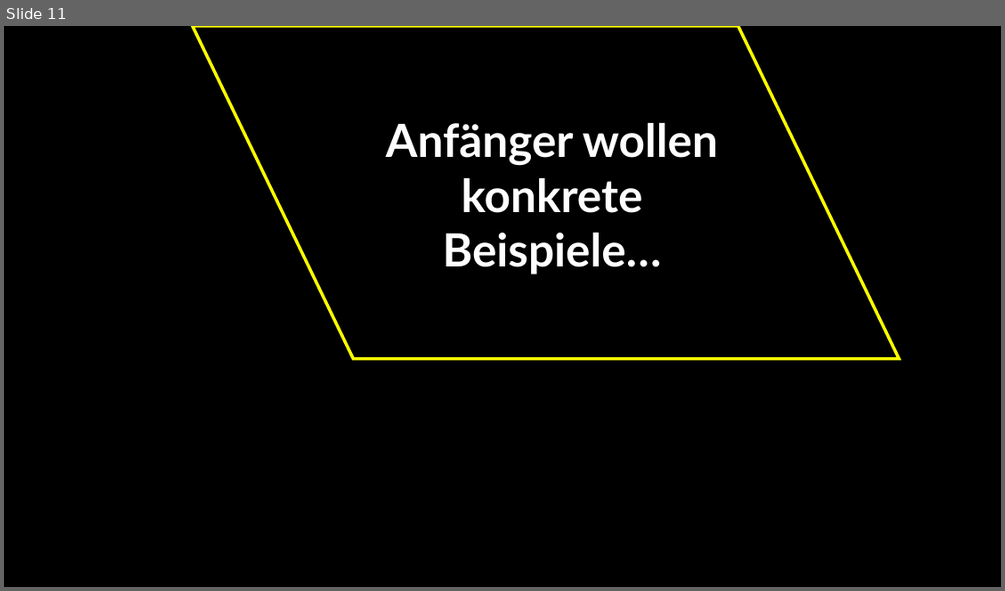
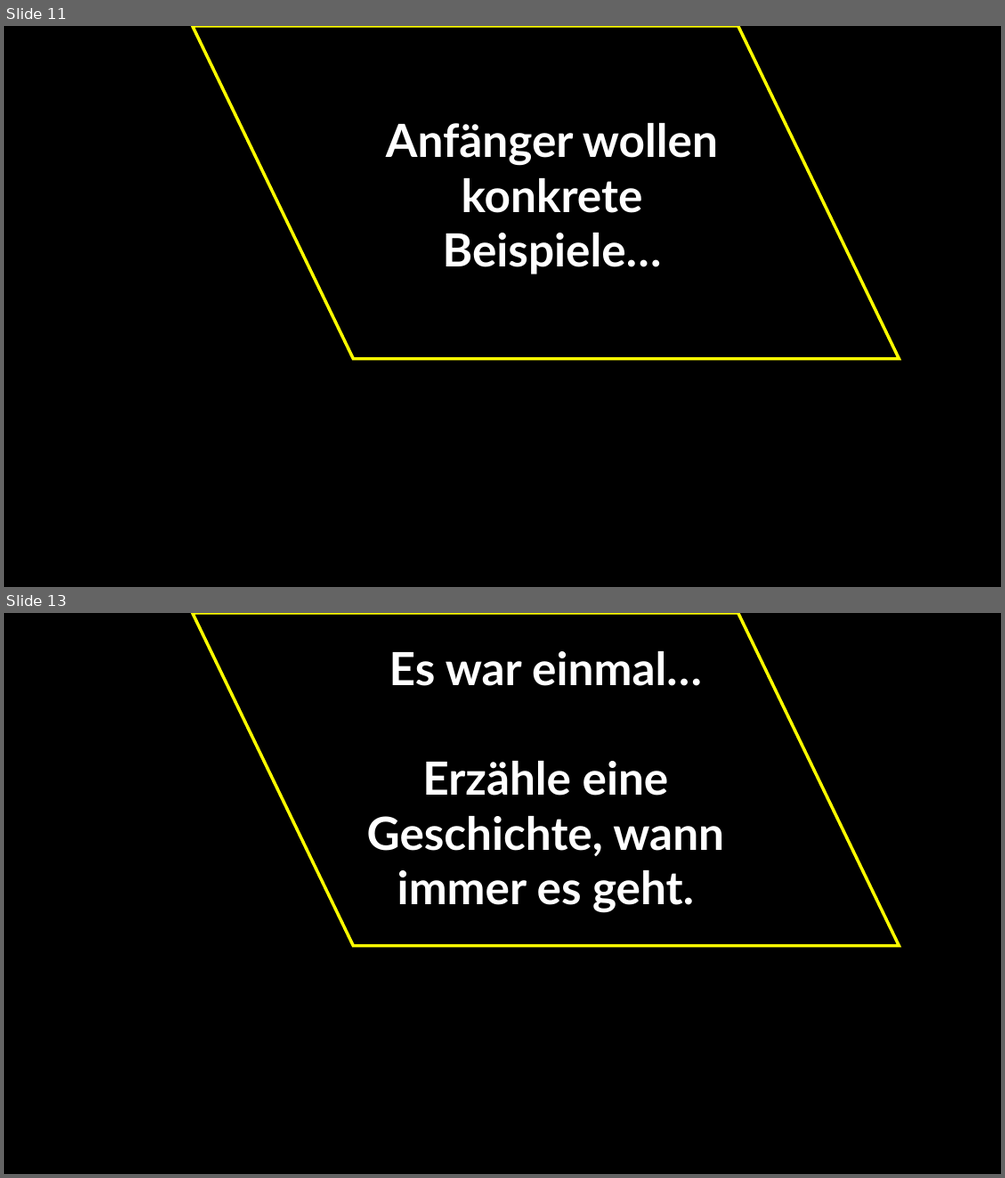
Before and after one commit to jkruppa/teaching, a slide deck: talks/202510_roulette/Kruppa_Scheetz.pptx. Shown one above the other, each under a label of ours: slide 11 before the commit, slides 11 and 13 after it; the slides between them are not shown. The pictures are 1005x591 and 1005x1178 pixels, drawn with LibreOffice and Linux fonts; fonts in the diff are those of the drawing. Boxes give left, top, right and bottom in pixels: in the first picture for what was removed or moved away, otherwise in the second. Text is boxed around its words. In the diff, an @@ line names an element or a change of style, - is before the commit and + after.

```diff
--- a/talks/202510_roulette/Kruppa_Scheetz.pptx
+++ b/talks/202510_roulette/Kruppa_Scheetz.pptx
@@ slide 13 added at <box>4,613,1001,1174</box>, background #000000 @@
@@ parallelogram added at <box>193,613,899,946</box>, fill #000000, outline #FFFF00 3 pt @@
@@ text added at <box>367,651,724,913</box>, 44 pt, text #FFFFFF, bold @@
+Es war einmal…
+Erzähle eine Geschichte, wann immer es geht.
```
Also in this commit, not shown: 1 other slide added, 7 slides removed, 4 other files.
